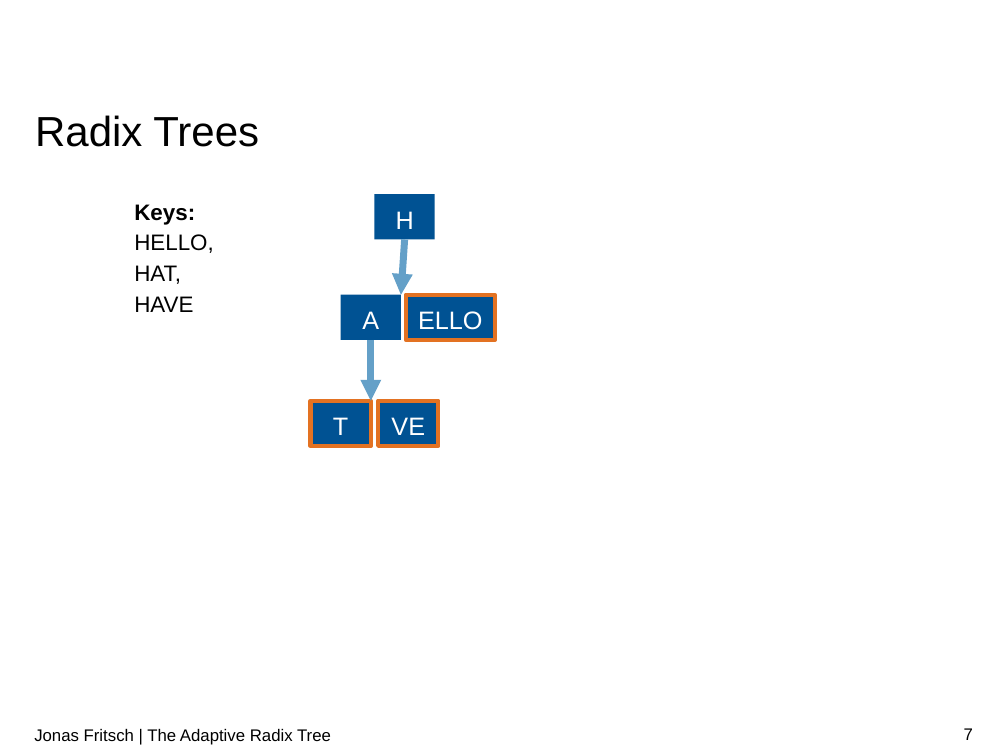
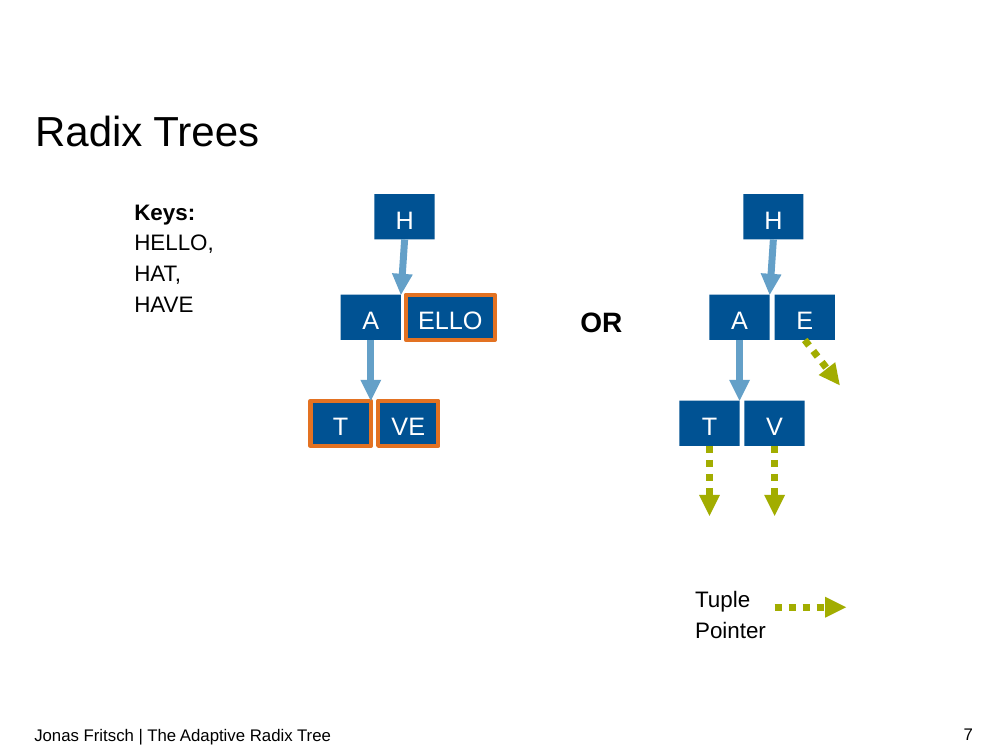
Before and after one commit to atalantus/The-Adaptive-Radix-Tree, a slide deck: slide 7 of Presentation/The Adaptive Radix Tree.pptx. Drawn at 1008x756 pixels with LibreOffice and Linux fonts; fonts in the diff are those of the drawing; background and template pictures are left out. Boxes give left, top, right and bottom in pixels: in the first picture for what was removed or moved away, otherwise in the second. Text is boxed around its words. In the diff, an @@ line names an element or a change of style, - is before the commit and + after.

```diff
--- a/Presentation/The Adaptive Radix Tree.pptx
+++ b/Presentation/The Adaptive Radix Tree.pptx
@@ rectangle added at (743,195,803,240), fill #005293, 18 pt, text #FFFFFF @@
+H
@@ arrow added from (773, 240) to (770, 294), #64A0C8 5 pt @@
@@ rectangle added at (710,294,770,340), fill #005293, 18 pt, text #FFFFFF @@
+A
@@ rectangle added at (774,294,835,340), fill #005293, 18 pt, text #FFFFFF @@
+E
@@ text added at (580,312,622,333), 20 pt, text #000000, bold @@
+OR
@@ arrow added from (740, 340) to (740, 401), #64A0C8 5 pt @@
@@ arrow added from (804, 340) to (840, 385), #A2AD00 5 pt dashed @@
@@ rectangle added at (679,401,740,447), fill #005293, 18 pt, text #FFFFFF @@
+T
@@ rectangle added at (745,401,805,447), fill #005293, 18 pt, text #FFFFFF @@
+V
@@ arrow added from (710, 446) to (710, 516), #A2AD00 5 pt dashed @@
@@ arrow added from (774, 446) to (774, 516), #A2AD00 5 pt dashed @@
@@ text added at (695,590,766,639), 16 pt, text #000000 @@
+Tuple Pointer
@@ arrow added from (774, 607) to (846, 607), #A2AD00 5 pt dashed @@
```
Also in this commit, not shown: 2 other slides changed, 1 slide added, 1 slide removed.
